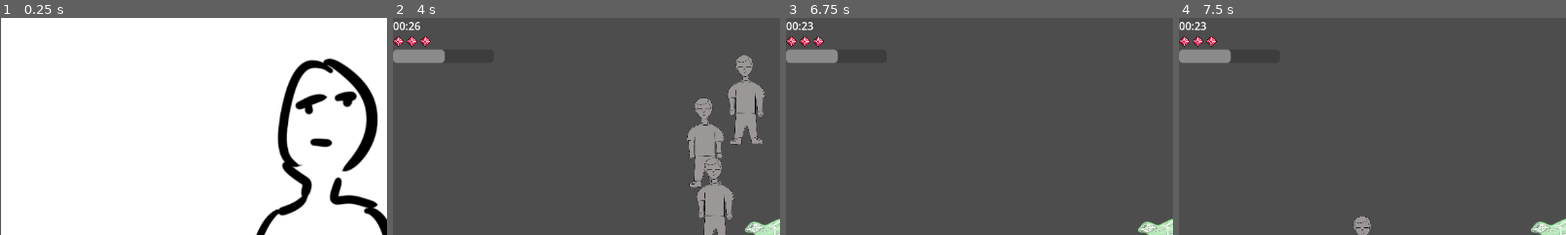
Above: before the commit, frames 1-4 (left to right).
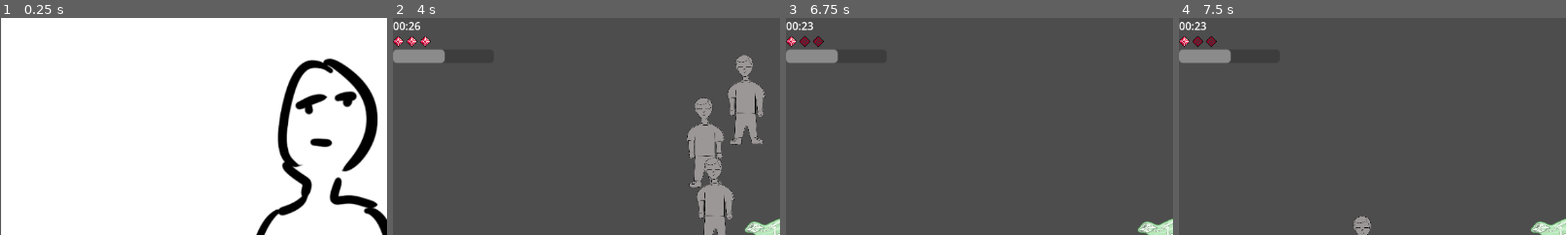
Above: after the commit, the same moments.

Repository: NickyZemenski/turtpocalypse
Game: Godot game, scene res://scene/MainMenu.tscn
Two runs of this game, one before a commit and one after it. Both use one fixed random seed, a clock stepped at 60 frames per second and the inputs below.
Inputs (mouse positions are % of the whole screen's width and height, from its top left):
- Up to frame 1 (0.25 s): no input
- Up to frame 2 (4 s): click (50, 61) at 0.5 s; move the mouse to (72, 45) at 1.27 s; hold D (moveRight) 1.28-2.03 s; click (72, 45) at 1.35 s; tap Enter at 2 s; move the mouse to (30, 55) at 2.02 s; hold S (moveDown) 2.03-2.78 s; click (30, 55) at 2.1 s; move the mouse to (60, 28) at 2.77 s; hold D (moveRight) 2.78-3.53 s; click (60, 28) at 2.85 s; move the mouse to (45, 70) at 3.52 s; hold W (moveUp) from 3.53 s (still down); click (45, 70) at 3.6 s
- Up to frame 3 (6.75 s): move the mouse to (80, 65) at 4.27 s; release W (moveUp) at 4.28 s; hold A (moveLeft) 4.28-5.78 s; click (80, 65) at 4.35 s; move the mouse to (20, 35) at 5.02 s; click (20, 35) at 5.1 s; move the mouse to (55, 50) at 5.77 s; hold S (moveDown) 5.78-6.53 s; click (55, 50) at 5.85 s; move the mouse to (35, 25) at 6.52 s; hold D (moveRight) from 6.53 s (still down); click (35, 25) at 6.6 s
- Up to frame 4 (7.5 s): move the mouse to (72, 45) at 7.27 s; release D (moveRight) at 7.28 s; hold W (moveUp) from 7.28 s (still down); click (72, 45) at 7.35 s
The pictures show only the part of the screen within x 0-50%, y 0-50%; the shares and areas given below are measured in that part.

Frames 1-2 are identical in both runs. In frame 3, 0.1% of the frame differs, in the area x 3-10%, y 8-13%; in frame 4, 0.1%.

Commit message:
Hp icons in hud now change when taking dmg

Diff:
--- a/scene/MainGame.tscn
+++ b/scene/MainGame.tscn
@@ -57,10 +57,10 @@
 [node name="XPLabel" type="Label" parent="HUD/VBoxContainer/HBoxContainer2" unique_id=1257739524]
 layout_mode = 2
 
-[connection signal="timeout" from="Timer" to="." method="_on_timer_timeout"]
-
 [node name="Enemy2" parent="." unique_id=117482738 instance=ExtResource("3_ud66n")]
 position = Vector2(216, 227)
 
 [node name="Enemy3" parent="." unique_id=350881155 instance=ExtResource("3_ud66n")]
 position = Vector2(367, -135)
+
+[connection signal="timeout" from="Timer" to="." method="_on_timer_timeout"]
--- a/scripts/Player.gd
+++ b/scripts/Player.gd
@@ -1,4 +1,7 @@
 extends CharacterBody2D
+
+signal health_changed(current_hp)
+signal died
 
 const SPEED = 300.0
 var hp = 3
@@ -18,3 +21,12 @@
 		velocity.y = move_toward(velocity.y, 0, SPEED)
 
 	move_and_slide()
+
+func take_dmg(amount: int) -> void:
+	hp -= amount
+	print("Dmg taken")
+
+	health_changed.emit(hp)
+
+	if hp <= 0:
+		died.emit()
--- a/scripts/enemy.gd
+++ b/scripts/enemy.gd
@@ -1,7 +1,7 @@
 extends CharacterBody2D
 
 
-@onready var hero =$"../Player"
+@onready var player =$"../Player"
 
 var speed :float = 150
 var isMoving = true
@@ -35,7 +35,7 @@
 		return
 
 	if isMoving:
-		var direction = global_position.direction_to(hero.global_position)
+		var direction = global_position.direction_to(player.global_position)
 		global_position += direction * speed * delta
 
 func applyKnockback(from_position: Vector2):
@@ -45,7 +45,7 @@
 # Called every frame. 'delta' is the elapsed time since the previous frame.
 #func _process(delta: float) -> void:
 	#if isMoving:
-		#_MoveTowards(hero, delta)
+		#_MoveTowards(player, delta)
 
 #func _MoveTowards(target,delta)->void:
 	#if (position != target.position):
@@ -63,11 +63,7 @@
 
 func _on_area_2d_body_entered(body: Node2D) -> void:
 
-	get_tree().call_group("enemies", "applyKnockback", hero.global_position)
+	get_tree().call_group("enemies", "applyKnockback", player.global_position)
 
-	hero.hp -= 1
-	print(hero.hp)
-
-
-	if hero.hp <= 0:
-		print("You died!")
+	if body.has_method("take_dmg"):
+		body.take_dmg(1)
--- a/scripts/test.gd
+++ b/scripts/test.gd
@@ -1,22 +1,33 @@
 extends Node2D
 
-@onready var character = $Player
+@onready var player = $Player
 @onready var timer = $Timer
 @onready var timer_label = $HUD/VBoxContainer/TimerLabel
 
 var time_left := 5.0
 
+var heart_full = preload("res://assets/hud/health_full.png")
+var heart_empty = preload("res://assets/hud/health_empty.png")
+
+@onready var hearts = [
+	$HUD/VBoxContainer/HBoxContainer/HeartRect1,
+	$HUD/VBoxContainer/HBoxContainer/HeartRect2,
+	$HUD/VBoxContainer/HBoxContainer/HeartRect3
+]
+
 
 # Called when the node enters the scene tree for the first time.
 func _ready() -> void:
-	pass # Replace with function body.
+	player.died.connect(_on_player_died)
+	player.health_changed.connect(update_hearts)
+	update_hearts(player.hp)
 
 
 # Called every frame. 'delta' is the elapsed time since the previous frame.
 func _process(delta: float) -> void:
 	# Move player to mouse on click
 	if Input.is_action_just_pressed("leftClick"):
-		character.position = get_viewport().get_mouse_position()
+		player.position = get_viewport().get_mouse_position()
 	# Update timer label
 	var time_left = timer.time_left
 
@@ -29,3 +40,13 @@
 
 func _on_timer_timeout() -> void:
 	get_tree().change_scene_to_file("res://scene/GameOver.tscn")
+
+func _on_player_died() -> void:
+	get_tree().change_scene_to_file("res://scene/GameOver.tscn")
+
+func update_hearts(current_hp):
+	for i in range(hearts.size()):
+		if i < current_hp:
+			hearts[i].texture = heart_full
+		else:
+			hearts[i].texture = heart_empty
Not shown: 1 places in scene/MainGame.tscn that only renumber resources
